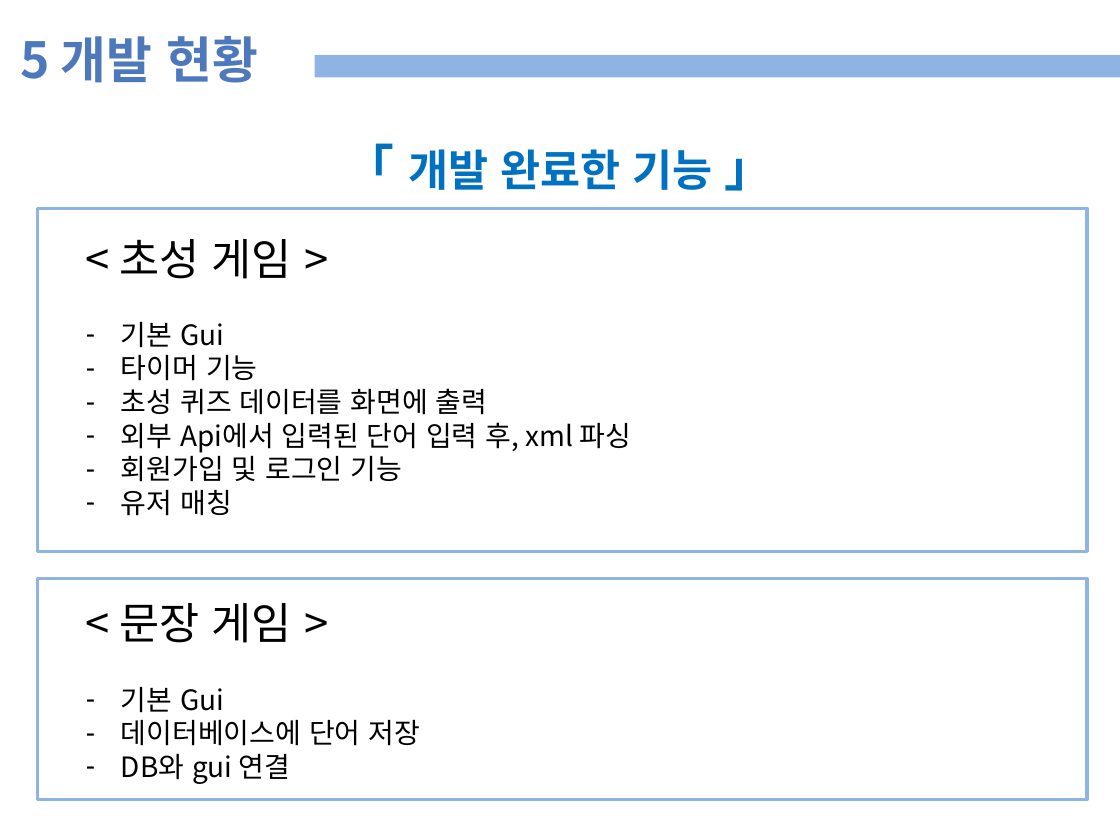
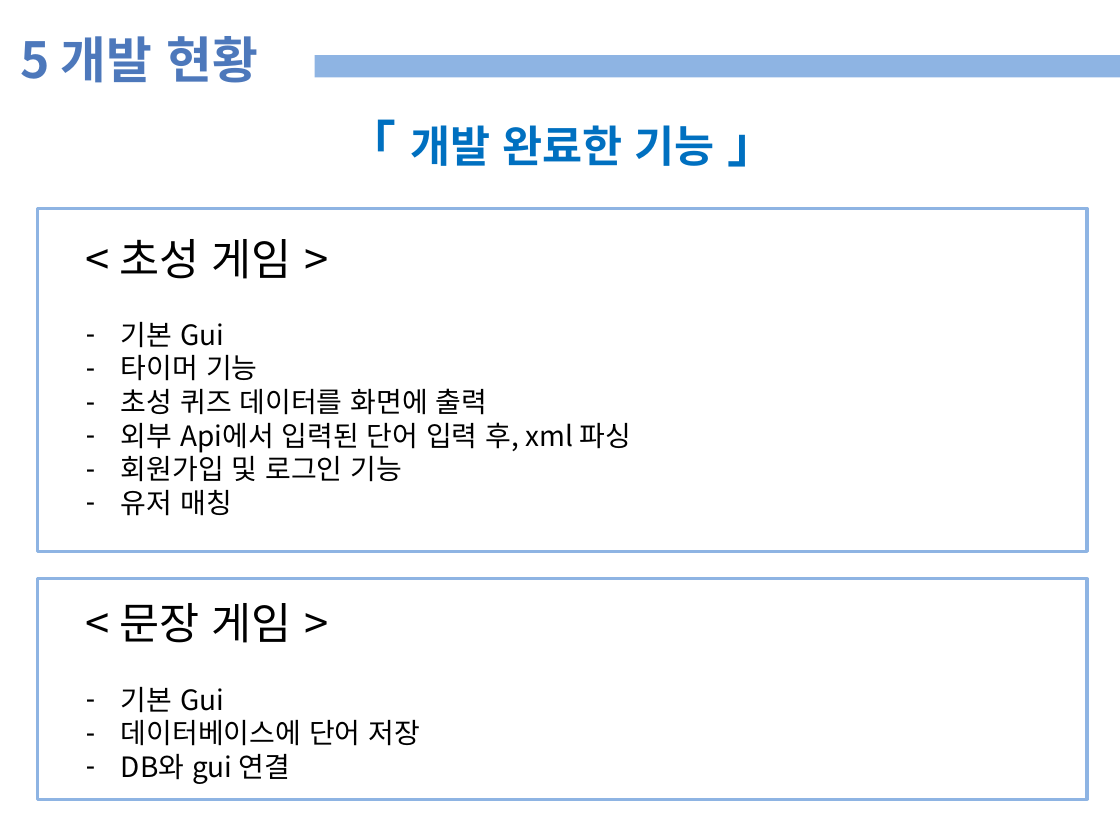
Before and after one commit to plusalpha12/koreanQuiz, a slide deck: slide 18 of 자료/종합설계 프로토타입 세션 4-11 (이현중, 김하은, 조윤선).pptx (slide 19 before the commit). Drawn at 1120x840 pixels with LibreOffice and Linux fonts; fonts in the diff are those of the drawing. Boxes give left, top, right and bottom in pixels: in the first picture for what was removed or moved away, otherwise in the second. Text is boxed around its words. In the diff, an @@ line names an element or a change of style, - is before the commit and + after.

```diff
--- a/자료/종합설계 프로토타입 세션 4-11 (이현중, 김하은, 조윤선).pptx
+++ b/자료/종합설계 프로토타입 세션 4-11 (이현중, 김하은, 조윤선).pptx
@@ text "「 개발 완료한 기능 」": place and size @@
-text "「 개발 완료한 기능 」" at (345,143,775,191)
+text "「 개발 완료한 기능 」" at (347,119,777,167)
```
Also in this commit, not shown: 6 other slides changed, 1 slide removed, 8 other files.
